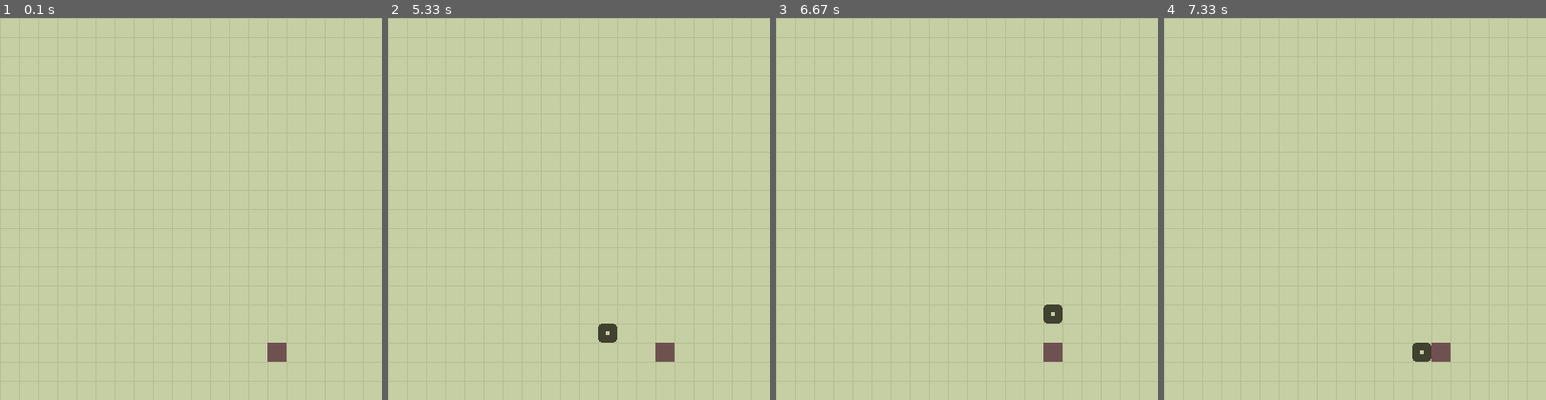
Above: before the commit, frames 1-4 (left to right).
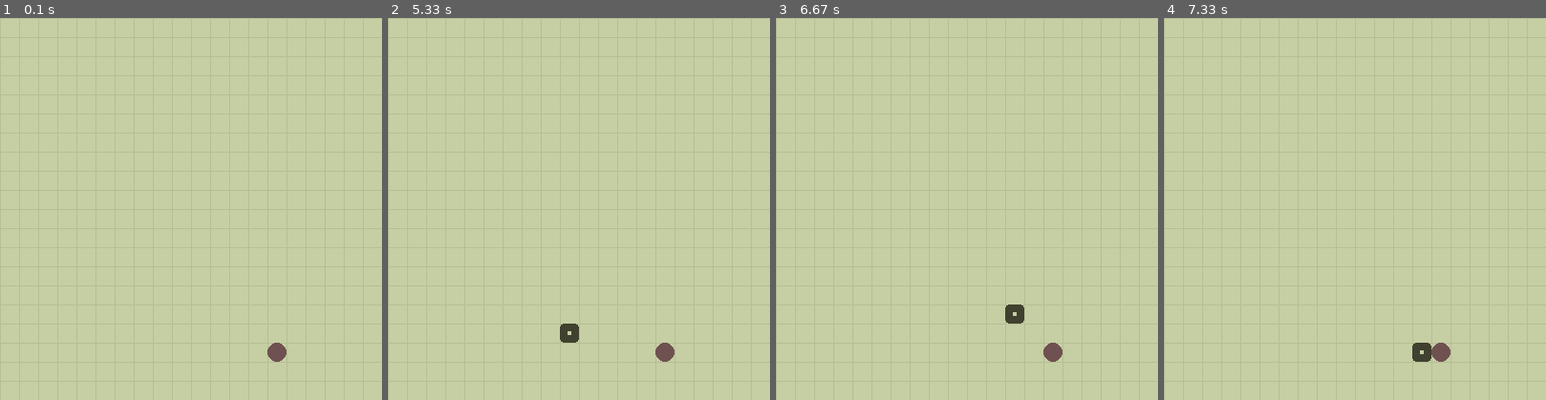
Above: after the commit, the same moments.

Repository: SubGameR69/Pygame-Projects
Game: pygame game, started from Snake Game/main.py
The game is run twice, just before and just after one commit, with the same random seed, the same clock (stepped at 60 frames per second) and the same inputs.
Inputs:
- Up to frame 1 (0.1 s): no input
- Up to frame 2 (5.33 s): hold Right 0.33-0.8 s; hold Up 0.83-1.13 s; hold Right 1.17-1.63 s; hold Down 2.23-2.53 s; hold Left 2.57-2.97 s; hold Up 3-3.37 s; hold Right 3.4-4.03 s; hold Down 4.07-4.43 s; hold Left 4.47-4.93 s; hold Right from 4.97 s (still down)
- Up to frame 3 (6.67 s): release Right at 5.43 s; hold Up 5.47-5.77 s; hold Right 5.8-6.27 s; hold Left from 6.3 s (still down)
- Up to frame 4 (7.33 s): release Left at 6.83 s; hold Down 6.87-7.17 s; hold Left from 7.2 s (still down)

The runs differ from the first frame. In frame 1, less than 0.1% of the frame differs, in the area x 70-75%, y 85-90%; in frame 2, 0.5%, in the area x 45-75%, y 80-90%; in frame 3, 0.5%; in frame 4, less than 0.1%.

Commit message:
Fix Snake Movement & collision

Diff:
--- a/Snake Game/main.py
+++ b/Snake Game/main.py
@@ -17,7 +17,6 @@
 snake_length = None
 snake_parts = None
 snake_direction = None
-
 
 food_rect = None
 
@@ -44,13 +43,13 @@
         if event.type == pygame.QUIT or (event.type == pygame.KEYDOWN and event.key == pygame.K_ESCAPE):
             running = False
         if event.type == pygame.KEYDOWN:
-            if event.key == pygame.K_UP:
+            if event.key == pygame.K_UP and not snake_direction[1] > 0:
                 snake_direction = pygame.math.Vector2(0, -SNAKE_MOVE_LENGTH)
-            if event.key == pygame.K_DOWN:
+            if event.key == pygame.K_DOWN and not snake_direction[1] < 0:
                 snake_direction = pygame.math.Vector2(0, SNAKE_MOVE_LENGTH)
-            if event.key == pygame.K_RIGHT:
+            if event.key == pygame.K_RIGHT and not snake_direction[0] < 0:
                 snake_direction = pygame.math.Vector2(SNAKE_MOVE_LENGTH, 0)
-            if event.key == pygame.K_LEFT:
+            if event.key == pygame.K_LEFT and not snake_direction[0] > 0:
                 snake_direction = pygame.math.Vector2(-SNAKE_MOVE_LENGTH, 0)
 
     screen.fill(BG_COLOR)
@@ -67,8 +66,16 @@
         snake_parts.append(snake_rect.copy())
         snake_parts = snake_parts[-snake_length:]
 
-    pygame.draw.rect(screen, FOOD_COLOR, food_rect)
+    pygame.draw.rect(screen, FOOD_COLOR, food_rect, 0, 10)
     [pygame.draw.rect(screen, SNAKE_COLOR, snake_part, 8, 4) for snake_part in snake_parts]
+
+    if snake_rect.left < 0 or snake_rect.right > SCREEN_SIZE or snake_rect.top < 0 or snake_rect.bottom > SCREEN_SIZE:
+        begin = True
+
+    for part in snake_parts[:-1]:
+        if snake_rect.colliderect(part):
+            begin = True
+            break
 
     if snake_rect.colliderect(food_rect):
         snake_length += 1
